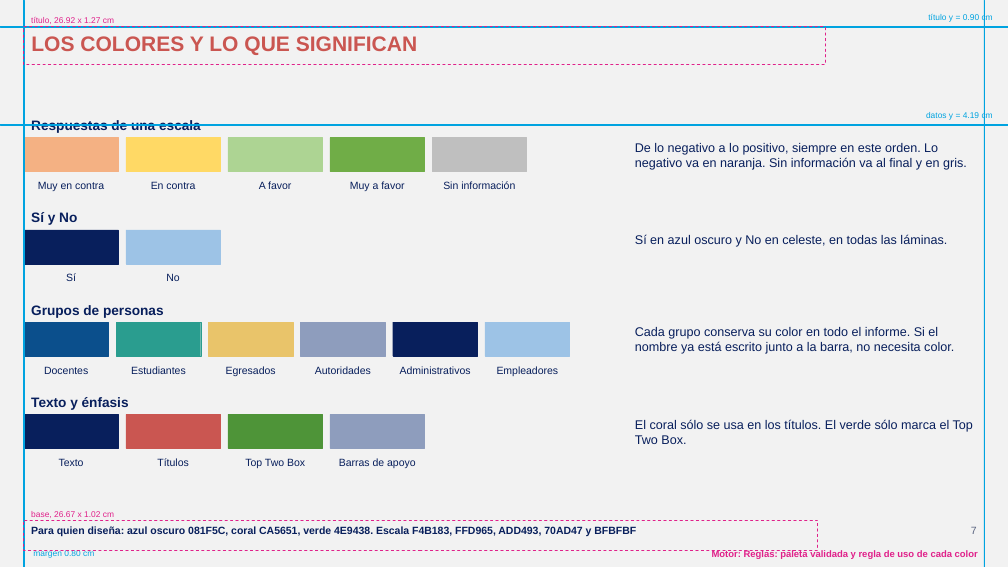
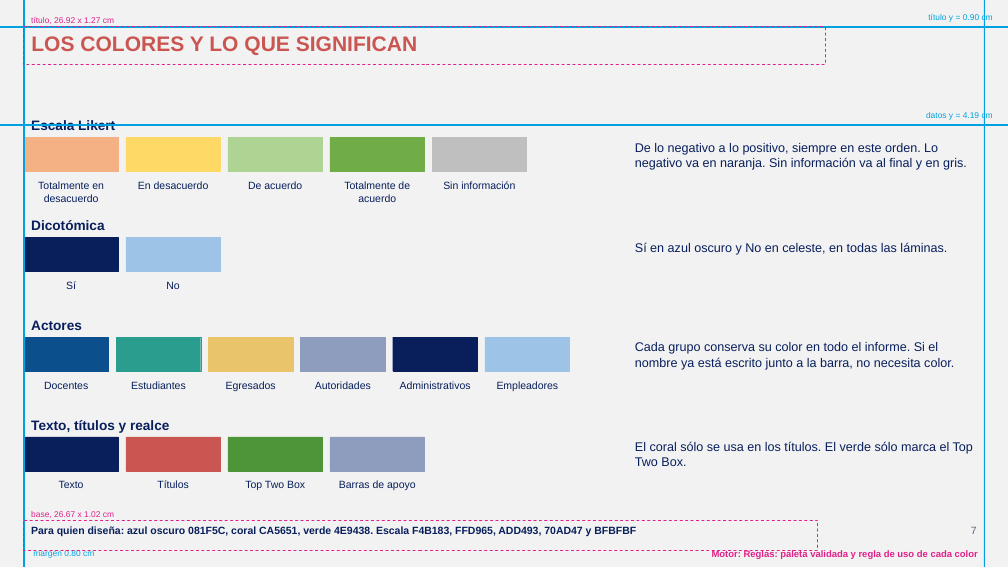
Before and after one commit to GonzaloAlmendariz/prosecnur-app, a slide deck: slide 7 of docs/qa/motor-ppt-2026-10-06/4-recetario/recetario-fiel-guias.pptx. Drawn at 1008x567 pixels with LibreOffice and Linux fonts; fonts in the diff are those of the drawing; background and template pictures are left out. Boxes give left, top, right and bottom in pixels: in the first picture for what was removed or moved away, otherwise in the second. Text is boxed around its words. In the diff, an @@ line names an element or a change of style, - is before the commit and + after.

```diff
--- a/docs/qa/motor-ppt-2026-10-06/4-recetario/recetario-fiel-guias.pptx
+++ b/docs/qa/motor-ppt-2026-10-06/4-recetario/recetario-fiel-guias.pptx
@@ text at [31, 120, 115, 130]: text changed @@
-Respuestas de una escala
+Escala Likert
@@ text at [38, 181, 104, 202]: text changed @@
-Muy en contra
+Totalmente en desacuerdo
@@ text at [138, 181, 209, 189]: text changed @@
-En contra
+En desacuerdo
@@ text at [248, 181, 302, 189]: text changed @@
-A favor
+De acuerdo
@@ text at [344, 181, 410, 202]: text changed @@
-Muy a favor
+Totalmente de acuerdo
@@ text at [31, 220, 104, 230]: text changed @@
-Sí y No
+Dicotómica
@@ 2 texts, 2 rectangles: place and size @@
-2 texts, 2 rectangles at [24, 230, 221, 281]
+2 texts, 2 rectangles at [24, 237, 221, 289]
@@ text "Sí en azul oscuro y ...": place and size @@
-text "Sí en azul oscuro y ..." at [635, 234, 947, 247]
+text "Sí en azul oscuro y ..." at [635, 242, 947, 255]
@@ text at [31, 320, 82, 330]: text changed @@
-Grupos de personas
+Actores
@@ 7 texts, 6 rectangles: place and size @@
-7 texts, 6 rectangles at [24, 322, 954, 376]
+7 texts, 6 rectangles at [24, 337, 954, 391]
@@ text at [31, 420, 169, 433]: text changed @@
-Texto y énfasis
+Texto, títulos y realce
@@ 5 texts, 4 rectangles: place and size @@
-5 texts, 4 rectangles at [24, 414, 973, 468]
+5 texts, 4 rectangles at [24, 437, 973, 490]
```
Also in this commit, not shown: 38 other slides changed, 22 other files.
